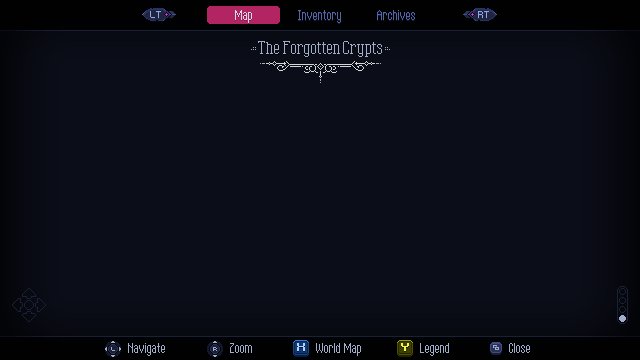
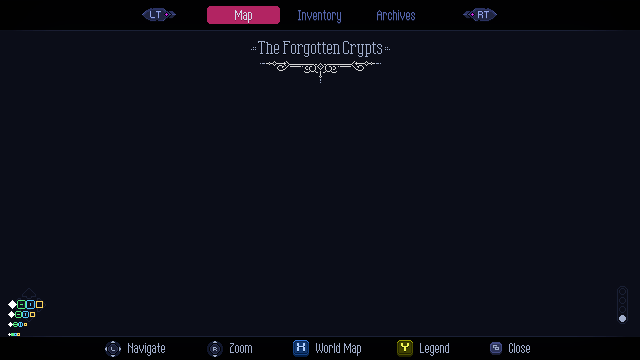
Layer changes from the first 640 x 360 image to the second:
added layer "markers_4" above "markers_3" over [left=8, top=333, right=20, bottom=336]
added layer "markers_3" above "markers_2" over [left=8, top=322, right=27, bottom=327]
added layer "markers_2" above "markers_1" over [left=8, top=311, right=35, bottom=318]
added layer "markers_1" above "previous_menu_1" over [left=8, top=300, right=43, bottom=309]